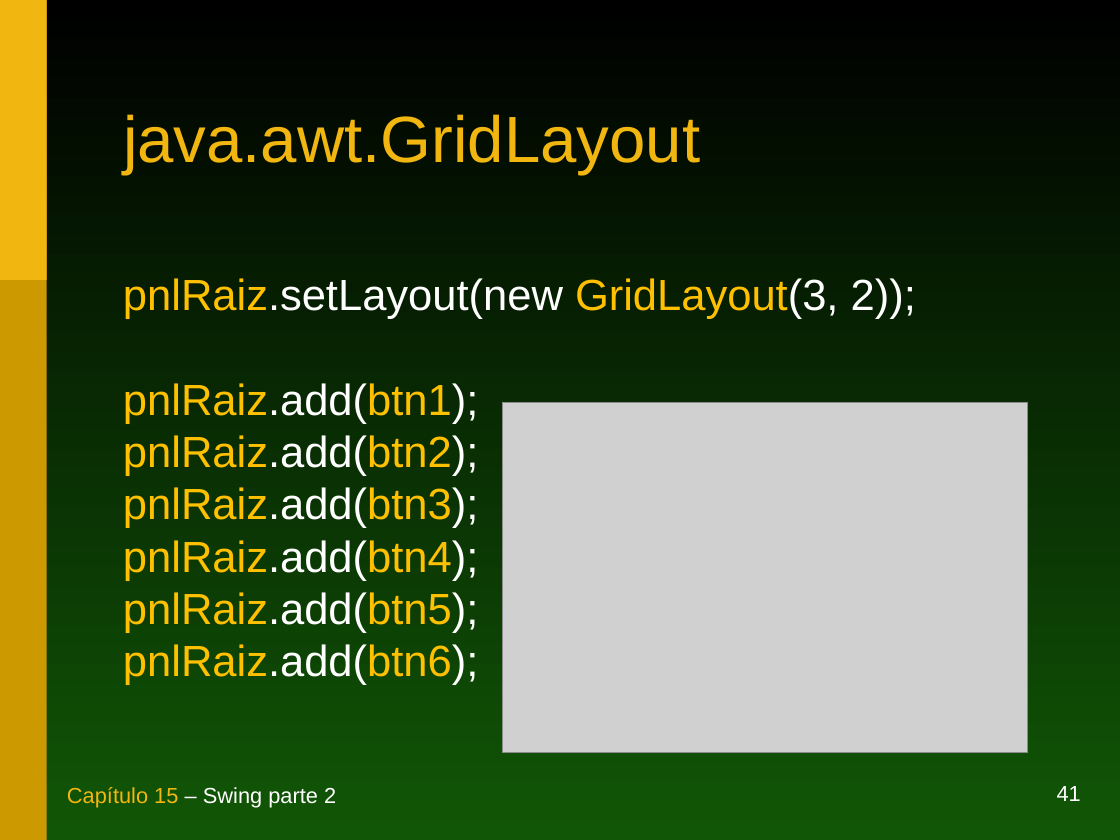
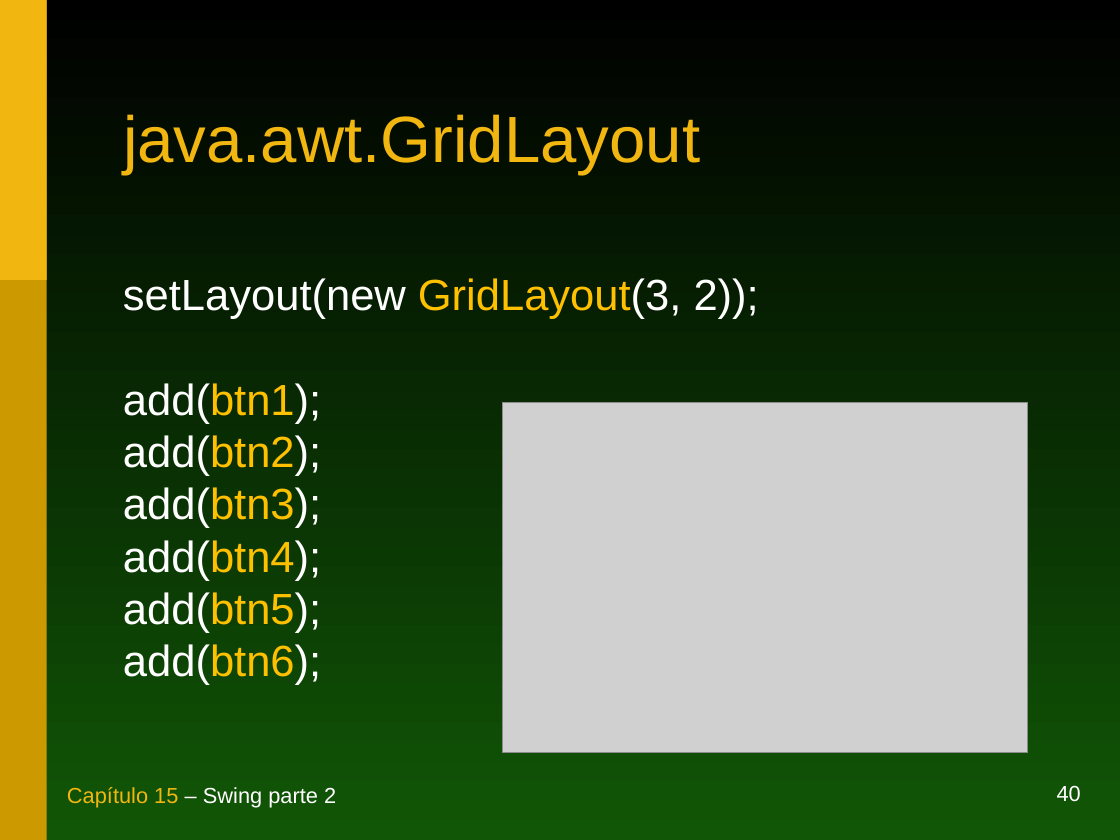
Before and after one commit to duchesqui/slzvieira-training, a slide deck: slide 40 of 1-Java-Programmer-Modulo-I/16.Capitulo15.ppt (slide 41 before the commit). Drawn at 1120x840 pixels with LibreOffice and Linux fonts; fonts in the diff are those of the drawing; grey boxes stand for pictures. Boxes give left, top, right and bottom in pixels: in the first picture for what was removed or moved away, otherwise in the second. Text is boxed around its words. In the diff, an @@ line names an element or a change of style, - is before the commit and + after.

```diff
--- a/1-Java-Programmer-Modulo-I/16.Capitulo15.ppt
+++ b/1-Java-Programmer-Modulo-I/16.Capitulo15.ppt
@@ text at [123,278,759,685]: text changed; text colour #FFC000 to #FFFFFF @@
-pnlRaiz.setLayout(new GridLayout(3, 2));
-pnlRaiz.add(btn1);
-pnlRaiz.add(btn2);
-pnlRaiz.add(btn3);
-pnlRaiz.add(btn4);
-pnlRaiz.add(btn5);
-pnlRaiz.add(btn6);
+setLayout(new GridLayout(3, 2));
+add(btn1);
+add(btn2);
+add(btn3);
+add(btn4);
+add(btn5);
+add(btn6);
@@ page number at [1057,785,1081,802]: text changed @@
-41
+40
```
Also in this commit, not shown: 13 other slides changed, 3 slides added, 4 slides removed, 3 other files.
